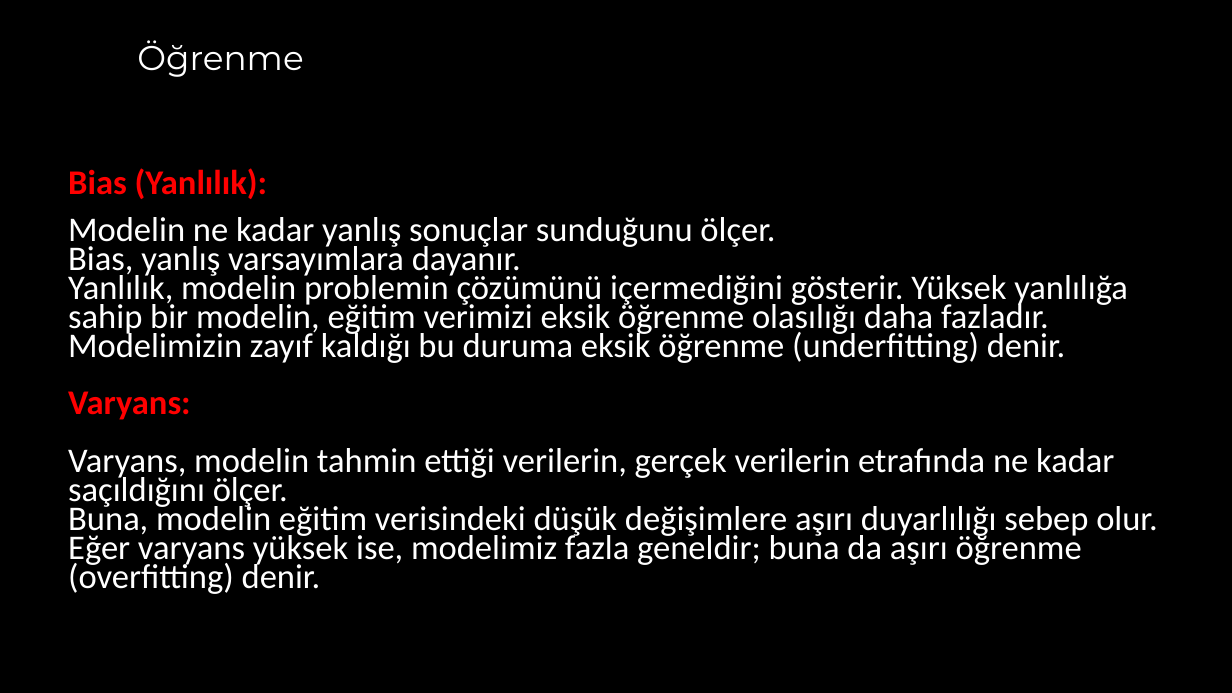
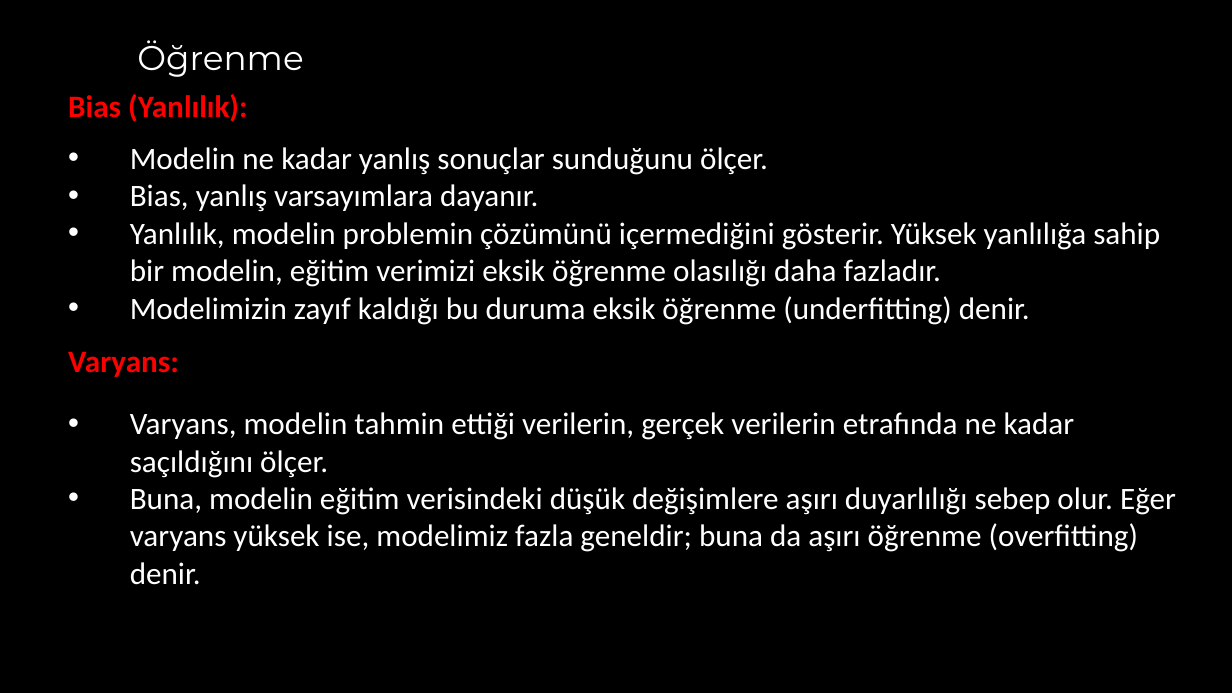
Before and after one commit to akaraci/Makine-Ogrenmesi, a slide deck: slide 26 of Sunular/MÖT-Hafta-4 - Underfitting_and_Overfitting.pptx (slide 25 before the commit). Drawn at 1232x693 pixels with LibreOffice and Linux fonts; fonts in the diff are those of the drawing. Boxes give left, top, right and bottom in pixels: in the first picture for what was removed or moved away, otherwise in the second. Text is boxed around its words. In the diff, an @@ line names an element or a change of style, - is before the commit and + after.

```diff
--- a/Sunular/MÖT-Hafta-4 - Underfitting_and_Overfitting.pptx
+++ b/Sunular/MÖT-Hafta-4 - Underfitting_and_Overfitting.pptx
@@ text "Bias (Yanlılık):" moved from (x1=68, y1=168, x2=1158, y2=594) to (x1=68, y1=94, x2=1176, y2=585) @@
@@ text "Bias (Yanlılık):" at (x1=68, y1=94, x2=1176, y2=585): size 20.1 to 18.2 pt; bullet none to •; line spacing 0.7 to 1 @@
```
Also in this commit, not shown: 9 other slides changed, 1 slide added, 1 slide removed.
